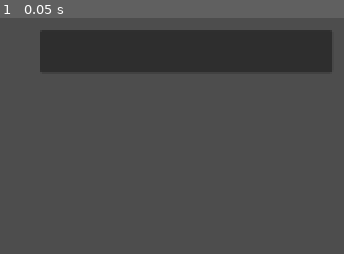
Above: before the commit, frame 1.
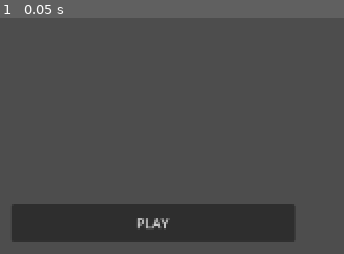
Above: after the commit, the same moment.

Repository: SakunAIBlossoms/STEM-thing
Game: Godot game, scene res://Scenes/MainMenu.tscn
The game is run twice, just before and just after one commit, with the same random seed, the same clock (stepped at 60 frames per second) and the same inputs. The project has no main scene, so this scene is started directly.
Inputs:
- Up to frame 1 (0.05 s): no input

The runs differ from the first frame. In frame 1, 28% of the frame differs, in the area x 3-97%, y 5-95%.

Commit message:
Add files via upload

Diff:
--- a/Scenes/MainMenu.tscn
+++ b/Scenes/MainMenu.tscn
@@ -1,16 +1,14 @@
 [gd_scene format=3 uid="uid://bd8vfms1mf8ur"]
 
-[node name="Node2D" type="Node2D" unique_id=109053222]
+[node name="MainMenu" type="Node2D" unique_id=109053222]
 
-[node name="Buttons" type="Control" parent="." unique_id=1104876467]
-layout_mode = 3
-anchors_preset = 0
-offset_right = 450.0
-offset_bottom = 1080.0
+[node name="Buttons" type="VBoxContainer" parent="." unique_id=1428457625]
+offset_left = 50.0
+offset_top = 250.0
+offset_right = 390.0
+offset_bottom = 1030.0
 
-[node name="Button" type="Button" parent="Buttons" unique_id=802067869]
-layout_mode = 0
-offset_left = 84.0
-offset_top = 41.0
-offset_right = 435.0
-offset_bottom = 92.0
+[node name="Button" type="Button" parent="Buttons" unique_id=1361644949]
+custom_minimum_size = Vector2(0, 45)
+layout_mode = 2
+text = "PLAY"
--- a/project.godot
+++ b/project.godot
@@ -36,4 +36,3 @@
 [rendering]
 
 rendering_device/driver.windows="d3d12"
-renderer/rendering_method="mobile"
